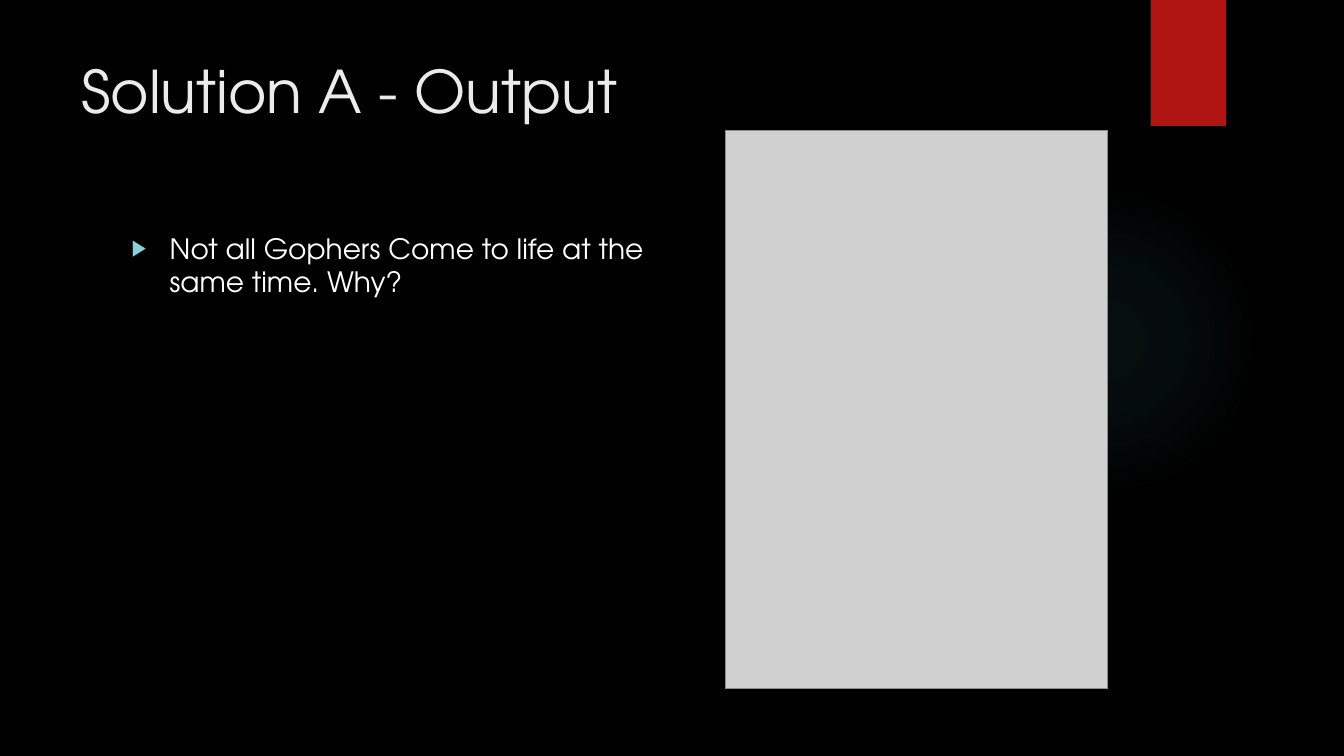
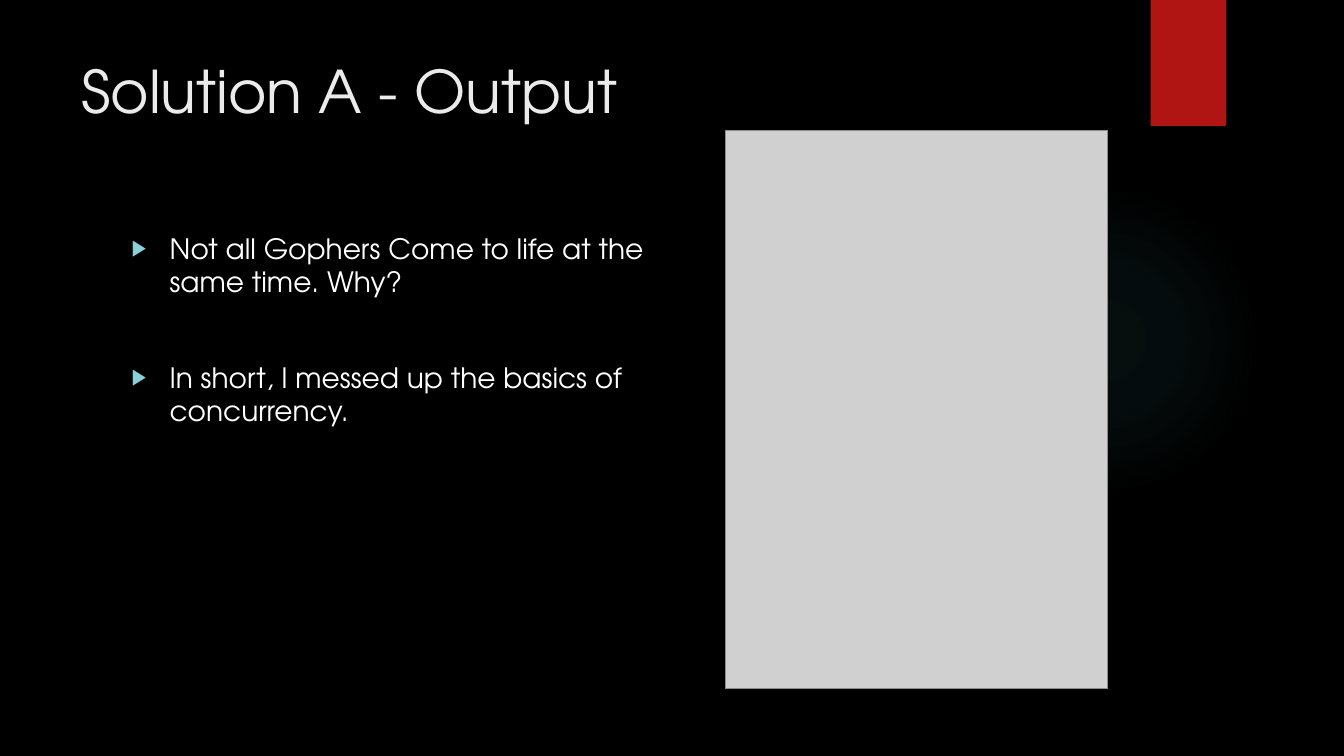
Before and after one commit to jaminologist/GopherLife, a slide deck: slide 11 of GopherLife.pptx. Drawn at 1344x756 pixels with LibreOffice and Linux fonts; fonts in the diff are those of the drawing; grey boxes stand for pictures; background and template pictures are left out. Boxes give left, top, right and bottom in pixels: in the first picture for what was removed or moved away, otherwise in the second. Text is boxed around its words. In the diff, an @@ line names an element or a change of style, - is before the commit and + after.

```diff
--- a/GopherLife.pptx
+++ b/GopherLife.pptx
@@ text at <box>170,367,622,427</box>: paragraph added @@
+▶ In short, I messed up the basics of concurrency.
```
Also in this commit, not shown: 4 other slides changed, 5 slides added, 1 slide removed, 2 other files.
